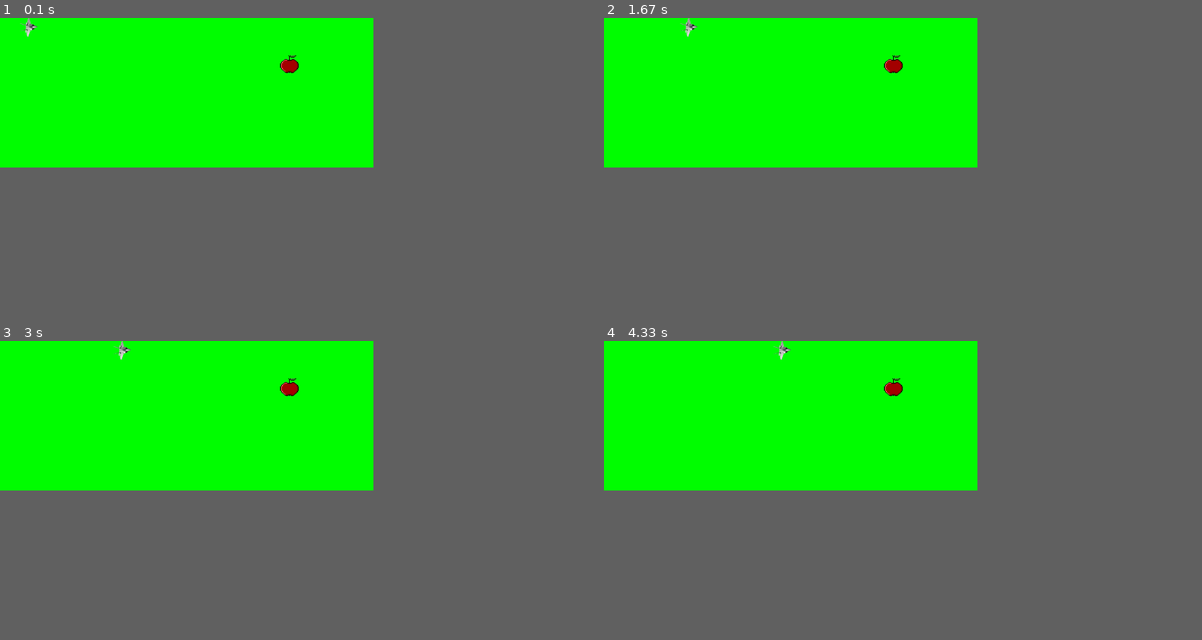
Above: before the commit, frames 1-4 (two rows, left to right).
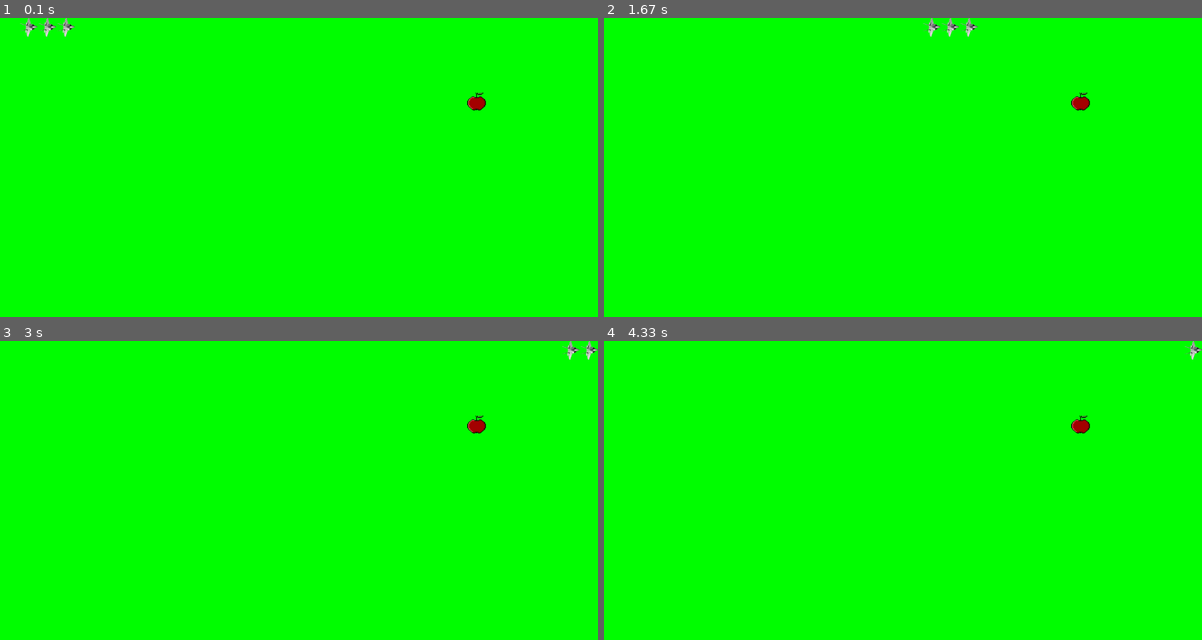
Above: after the commit, the same moments.

Repository: Kobe2525/Pygame
Game: pygame game, started from oef3.py
Same seed, same stepped clock (60 frames per second), same inputs: the game is played once before the commit and once after it.
Inputs:
- Up to frame 1 (0.1 s): no input
- Up to frame 2 (1.67 s): no input
- Up to frame 3 (3 s): no input
- Up to frame 4 (4.33 s): no input
In our replay, the window is 562x225 before the commit and 900x450 after it. These sizes can differ from the game's own. Grey fills any space a smaller window leaves; there, only what the larger window draws over its background counts as a difference.

The runs differ from the first frame. In frame 1, 0.4% of the frame differs, in the area x 6-82%, y 0-32%; in frame 2, 0.5%, in the area x 12-82%, y 0-32%; in frame 3, 0.5%; in frame 4, 0.4%.

Commit message:
3 in a row

Diff:
--- a/oef3.py
+++ b/oef3.py
@@ -8,9 +8,9 @@
 # pygame setup
 pygame.init()
 
-ScreenSize = (1500, 600)
+ScreenSize = (2400, 1200)
 screen = pygame.display.set_mode(ScreenSize)
-Gridsize = (ScreenSize[1]/8)
+Gridsize = (ScreenSize[1]/16)
 running = True
 
 pygame.joystick.init()
@@ -47,8 +47,8 @@
         self.player2 = pygame.image.load(image2_path)
         self.player2 = pygame.transform.scale(self.player2, (Gridsize,Gridsize))
         self.player = self.player1
-        self.playerx = 0
-        self.playery = 0
+        self.playerx = [150,75,0]
+        self.playery = [0,0,0]
         self.playerRotate = 1
         self.playerRotateOld = 1
         self.playerState = "Right"
@@ -56,20 +56,36 @@
         self.ScreenSize = ScreenSize
 
     def Up(self):
-        self.playery -=(self.Gridsize)
+
+        for i in range(len(self.playery)-1,0,-1):
+            self.playery[i] = self.playery[i-1]
+            self.playerx[i] = self.playerx[i-1]
+        self.playery[0] -=(self.Gridsize)
 
     def Down(self):
-        self.playery +=(self.Gridsize)
+
+        for i in range(len(self.playery)-1,0,-1):
+            self.playery[i] = self.playery[i-1]
+            self.playerx[i] = self.playerx[i-1]
+        self.playery[0] +=(self.Gridsize)
 
     def Right(self):
-        self.playerx +=(self.Gridsize)
+
+        for i in range(len(self.playerx)-1,0,-1):
+            self.playerx[i] = self.playerx[i-1]
+            self.playery[i] = self.playery[i-1]
+        self.playerx[0] +=(self.Gridsize)
 
     def Left(self):
-        self.playerx -=(self.Gridsize)
+
+        for i in range(len(self.playerx)-1,0,-1):
+            self.playerx[i] = self.playerx[i-1]
+            self.playery[i] = self.playery[i-1]
+        self.playerx[0] -=(self.Gridsize)
 
     def MovePlayerState(self):
         global x,y
-        print(x,y)
+        #print(x,y)
         if y > 0.5:
             self.playerState = "Down"
             self.playerRotate = 2
@@ -105,25 +121,28 @@
         self.playerRotateOld = self.playerRotate
 
     def CheckLocation(self):
-        if self.playerx >= ((ScreenSize[0])-(Gridsize)):
-            self.playerx = ScreenSize[0]-(Gridsize)
-        elif self.playerx <= 0:
-            self.playerx = 0
-
-        if self.playery >= ((ScreenSize[1])-(Gridsize)):
-            self.playery = ScreenSize[1]-Gridsize
-        elif self.playery <= 0:
-            self.playery = 0
-
-        if (self.playerx == apple.applex) and (self.playery == apple.appley):
-            apple.Random()
-            print("apple eaten")
+        for i in range(0,len(self.playery),1):
+            if self.playerx[i] >= ((ScreenSize[0])-(Gridsize)):
+                self.playerx[i] = ScreenSize[0]-(Gridsize)
+            elif self.playerx[i] <= 0:
+                self.playerx[i] = 0
+            if self.playery[i] >= ((ScreenSize[1])-(Gridsize)):
+                self.playery[i] = ScreenSize[1]-Gridsize
+            elif self.playery[i] <= 0:
+                self.playery[i] = 0
+
+            if (self.playerx[i] == apple.applex) and (self.playery[i] == apple.appley):
+                apple.Random()
+                print("apple eaten")
 
     def Blit(self):
         # print("x = ",self.playerx)
         # print("y = ",self.playery)
         self.CheckLocation()
-        screen.blit(self.player, (self.playerx, self.playery))
+        for i in range(0,len(self.playery),1):
+            screen.blit(self.player, (self.playerx[i], self.playery[i]))
+        print("x= ",self.playerx[0],",",self.playerx[1],",",self.playerx[2])
+        print("y= ",self.playery[0],",",self.playery[1],",",self.playery[2])
 
 def Change():
     global player, playerA, playerB, state
@@ -189,7 +208,8 @@
         apple.Blit()
         player.Blit()
         pygame.display.flip()
-        time.sleep(0.5)
+        #print("flipped")
+        time.sleep(0.1)
 
 except KeyboardInterrupt:
     running = 0
